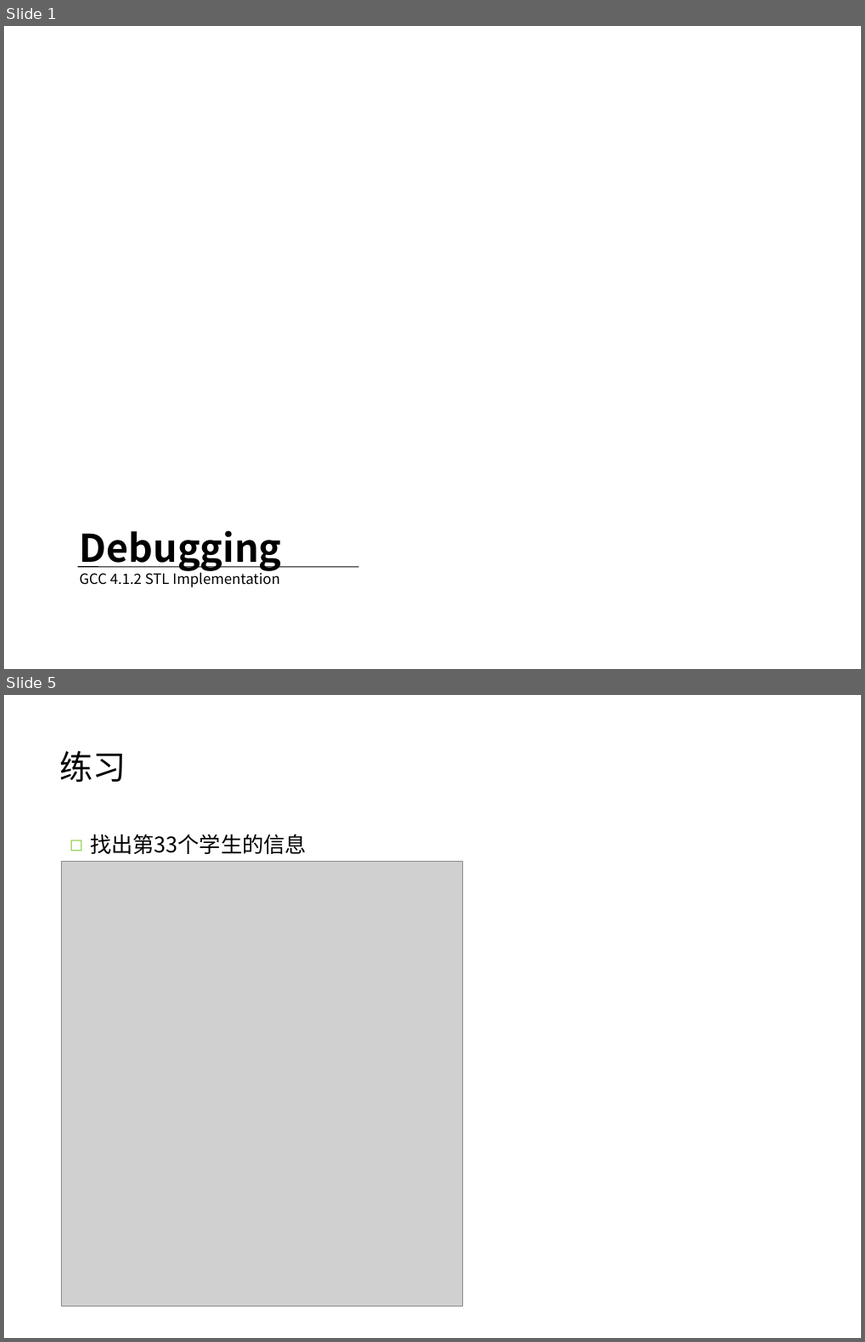
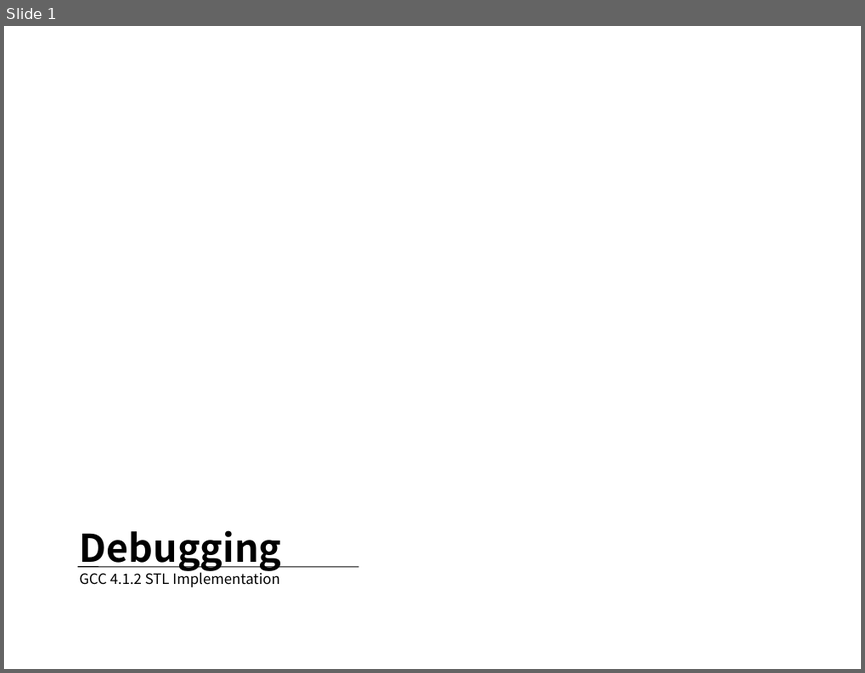
Before and after one commit to mir1128/GDBTraining, a slide deck: session2/Debugging Workshop 2.pptx. Shown one above the other, each under a label of ours: slides 1 and 5 before the commit, slide 1 after it; the slides between them are not shown. The pictures are 865x1342 and 865x673 pixels, drawn with LibreOffice and Linux fonts; fonts in the diff are those of the drawing; grey boxes stand for pictures; background and template pictures are left out. Boxes give left, top, right and bottom in pixels: in the first picture for what was removed or moved away, otherwise in the second. Text is boxed around its words. In the diff, an @@ line names an element or a change of style, - is before the commit and + after.

```diff
--- a/session2/Debugging Workshop 2.pptx
+++ b/session2/Debugging Workshop 2.pptx
@@ slide 5 removed at bbox=[4, 695, 861, 1338], background #FFFFFF @@
@@ text removed at bbox=[59, 751, 126, 782] @@
-练习
@@ text removed at bbox=[90, 834, 307, 854] @@
-◻ 找出第33个学生的信息
@@ picture removed at bbox=[62, 862, 463, 1306] @@
```
Also in this commit, not shown: 1 slide changed, 2 slides added, 9 other slides removed, 8 other files.
